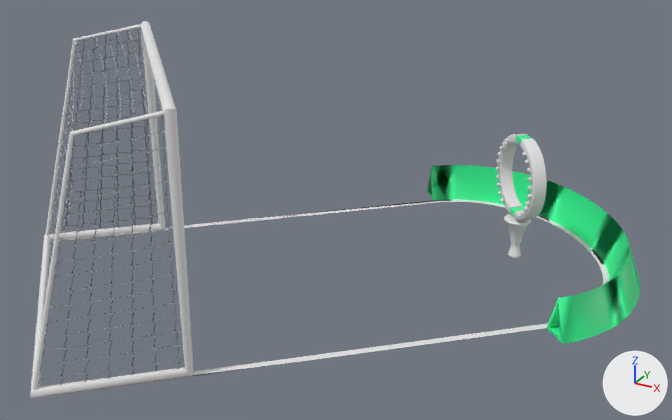
A saved change to the Blender file MovistarExperience/MovistarCity/SM_Goalkeeper/SM_Goalkeeper.blend.
Rendered twice from a 50 mm lens placed at (7.11, 86.47, 5.29), pointed at (2.54, 94.77, 1.14). Every picture has the same lights, and +X, +Y and +Z are marked at lower right.

Before the edit, the objects in view are built like this:
```python
ob_grass_003 = bpy.data.objects.new('grass.003', me_mesh_004)
ob_grass_003.parent = ob_sm_goalkeeper
ob_grass_003.location = (4.058, 96.52, 0.534)
ob_grass_003.rotation_euler = (1.571, 0.0, 2.323)  # degrees (90, 0, 133)
ob_greenbulb02 = bpy.data.objects.new('GreenBulb02', me_icosphere_012)
ob_greenbulb02.parent = ob_green_lights
ob_greenbulb02.location = (4.012, 96.43, 1.227)
ob_greenbulb02.rotation_euler = (0.332, 0.0, 3.854)  # degrees (19, 0, 221)
ob_greenbulb03 = bpy.data.objects.new('GreenBulb03', me_icosphere_013)
ob_greenbulb03.parent = ob_green_lights
ob_greenbulb03.location = (4.012, 96.43, 1.227)
ob_greenbulb03.rotation_euler = (0.332, 0.0, 3.854)  # degrees (19, 0, 221)
ob_greenbulb04 = bpy.data.objects.new('GreenBulb04', me_icosphere_014)
ob_greenbulb04.parent = ob_green_lights
ob_greenbulb04.location = (4.012, 96.43, 1.227)
ob_greenbulb04.rotation_euler = (0.332, 0.0, 3.854)  # degrees (19, 0, 221)
ob_greenbulb08 = bpy.data.objects.new('GreenBulb08', me_icosphere_018)
ob_greenbulb08.parent = ob_green_lights
ob_greenbulb08.location = (4.012, 96.43, 1.227)
ob_greenbulb08.rotation_euler = (0.332, 0.0, 3.854)  # degrees (19, 0, 221)
ob_greenbulb09 = bpy.data.objects.new('GreenBulb09', me_icosphere_019)
ob_greenbulb09.parent = ob_green_lights
ob_greenbulb09.location = (4.012, 96.43, 1.227)
ob_greenbulb09.rotation_euler = (0.332, 0.0, 3.854)  # degrees (19, 0, 221)
ob_greenbulb10 = bpy.data.objects.new('GreenBulb10', me_icosphere_020)
ob_greenbulb10.parent = ob_green_lights
ob_greenbulb10.location = (4.012, 96.43, 1.227)
ob_greenbulb10.rotation_euler = (0.332, 0.0, 3.854)  # degrees (19, 0, 221)
ob_porteria_soporte_001 = bpy.data.objects.new('porteria-soporte.001', me_cube_015)
ob_porteria_soporte_001.parent = ob_sm_goalkeeper
ob_porteria_soporte_001.location = (4.058, 96.52, 0.534)
ob_porteria_soporte_001.rotation_euler = (1.571, 0.0, 2.323)  # degrees (90, 0, 133)
ob_redbulb07 = bpy.data.objects.new('RedBulb07', me_icosphere)
ob_redbulb07.parent = ob_red_lights
ob_redbulb07.location = (4.012, 96.43, 1.227)
ob_redbulb07.rotation_euler = (0.332, 0.0, -2.429)  # degrees (19, 0, -139)
# also in view: 'porteria-red' at (0.51, 93.22, 1.56); 'grass.001' at (2.06, 94.63, 0.23); 'shooter01.002' at (4.09, 96.5, 1.23); 'porteria-arco.001' at (0.51, 93.22, 1.55)
```
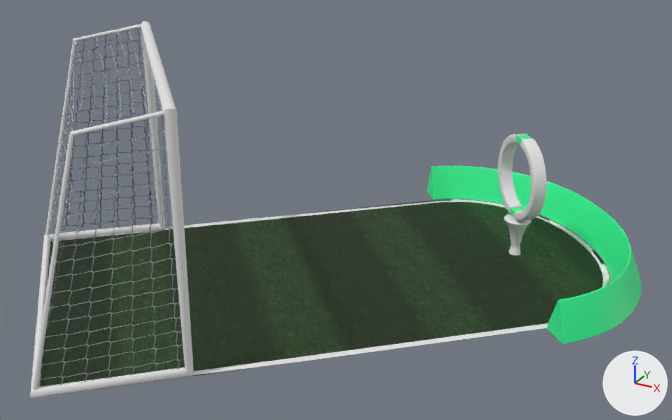
Boxes [x1, y1, x2, y2] around the edits, measured in the pictures (672 x 420 px):
'grass-field', added: after [40, 202, 603, 387]
'grass.003', reshaped: before [427, 165, 640, 344]; after [427, 166, 641, 344]
'GreenBulb02', hidden: before [525, 160, 529, 164]
'GreenBulb08', hidden: before [523, 207, 527, 211]
'RedBulb08', hidden: before [497, 183, 501, 187]
'GreenBulb10', hidden: before [517, 214, 521, 217]

The change, as a list of edits to the scene's bpy script:
```text
Add img_t_goalkeeper02_n_png:
    img_t_goalkeeper02_n_png = load_image('T_Goalkeeper02_N.png', 'T_Goalkeeper02_N.png', 2048, 2048, 'sRGB')
Add img_t_goalkeeper02_bc_png:
    img_t_goalkeeper02_bc_png = load_image('T_Goalkeeper02_BC.png', 'T_Goalkeeper02_BC.png', 2048, 2048, 'sRGB')
Add img_t_goalkeeper02_r_png:
    img_t_goalkeeper02_r_png = load_image('T_Goalkeeper02_R.png', 'T_Goalkeeper02_R.png', 2048, 2048, 'sRGB')
Add mat_m_goalkeeper02:
    mat_m_goalkeeper02 = bpy.data.materials.new('M_Goalkeeper02')
    # uses the picture img_t_goalkeeper02_bc_png
    # uses the picture img_t_goalkeeper02_n_png
    # uses the picture img_t_goalkeeper02_r_png
Change me_mesh_004:
    used by ob_grass_003; parent = ob_sm_goalkeeper; location = (4.058, 96.52, 0.534); rotation_euler = (1.571, 0.0, 2.323), in degrees (90, 0, 133)
    remove me_mesh_004.from_pydata(...)  # 168 vertices, 168 faces; spans x -2.06..2.12, y -0.3..0.14, z -0.42..1.31
    add me_mesh_004.from_pydata(...)  # 422 vertices, 415 faces; spans x -2.07..2.14, y -0.3..0.13, z -0.42..1.32
    me_mesh_004 part 1: 3 vertices moved within x -2.05..0.7, y -0.3, z -0.2..0.89; 137 vertices removed from x -2.0..2.07, y -0.3..0.14, z -0.42..1.25; 391 vertices added at x -2.07..2.14, y -0.3..0.13, z -0.42..1.32
Add me_mesh_007:
    me_mesh_007.from_pydata(...)  # 32 vertices, 1 face; spans x -1.73..1.79, y -0.3, z -5.6..0.91
    me_mesh_007.materials.append(mat_m_goalkeeper02)
Change ob_greenbulb02:
    add ob_greenbulb02.hide_set(True)  # its collection is switched off
Change ob_greenbulb03:
    add ob_greenbulb03.hide_set(True)  # its collection is switched off
Change ob_greenbulb04:
    add ob_greenbulb04.hide_set(True)  # its collection is switched off
Change ob_greenbulb08:
    add ob_greenbulb08.hide_set(True)  # its collection is switched off
Change ob_greenbulb09:
    add ob_greenbulb09.hide_set(True)  # its collection is switched off
Change ob_greenbulb10:
    add ob_greenbulb10.hide_set(True)  # its collection is switched off
Change ob_redbulb07:
    add ob_redbulb07.hide_set(True)  # its collection is switched off
Change ob_redbulb08:
    add ob_redbulb08.hide_set(True)  # its collection is switched off
Add ob_grass_field:
    ob_grass_field = bpy.data.objects.new('grass-field', me_mesh_007)
    ob_grass_field.parent = ob_sm_goalkeeper
    ob_grass_field.matrix_parent_inverse = Matrix(((-0.972, 0.236, 0.0, -13.9), (0.0, 0.0, 1.0, -0.1), (0.236, 0.972, 0.0, -88.84), (0.0, 0.0, 0.0, 1.0)))
    ob_grass_field.location = (4.058, 96.52, 0.534)
    ob_grass_field.rotation_euler = (1.571, 0.0, 2.323)  # degrees (90, 0, 133)
```
